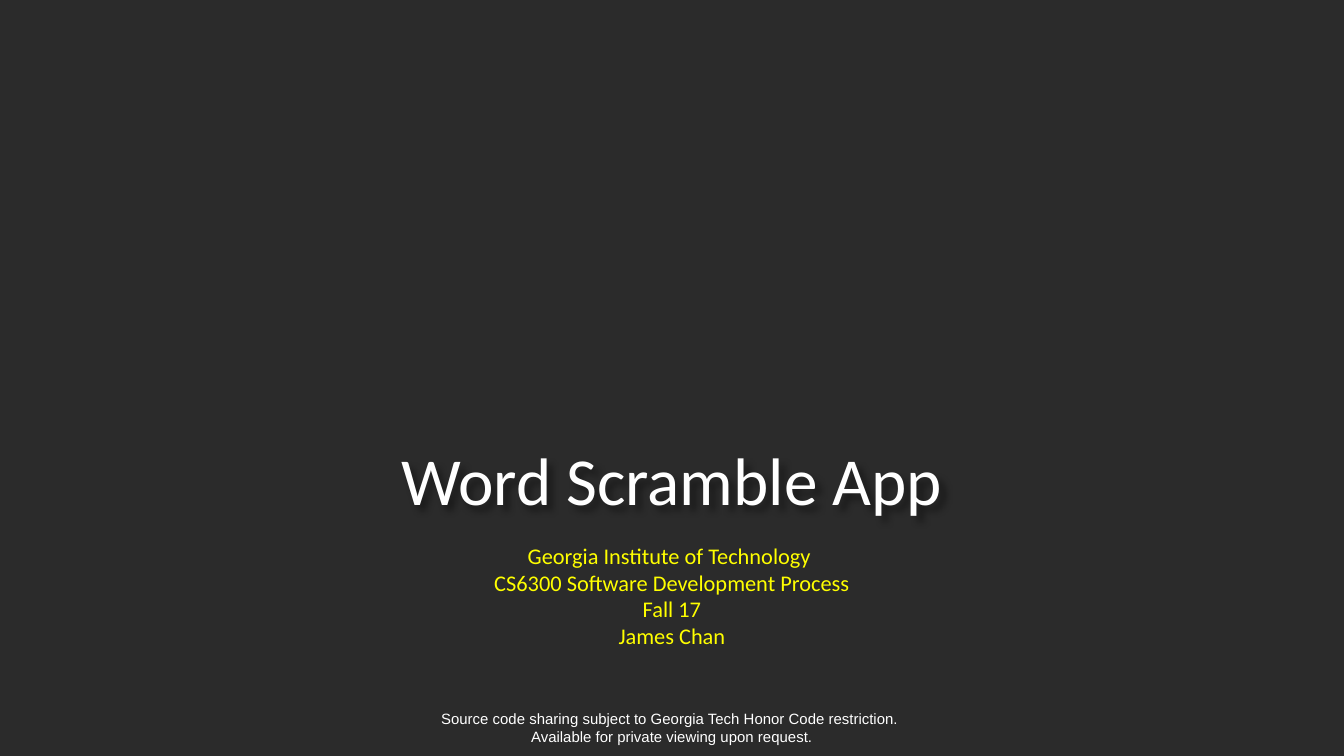
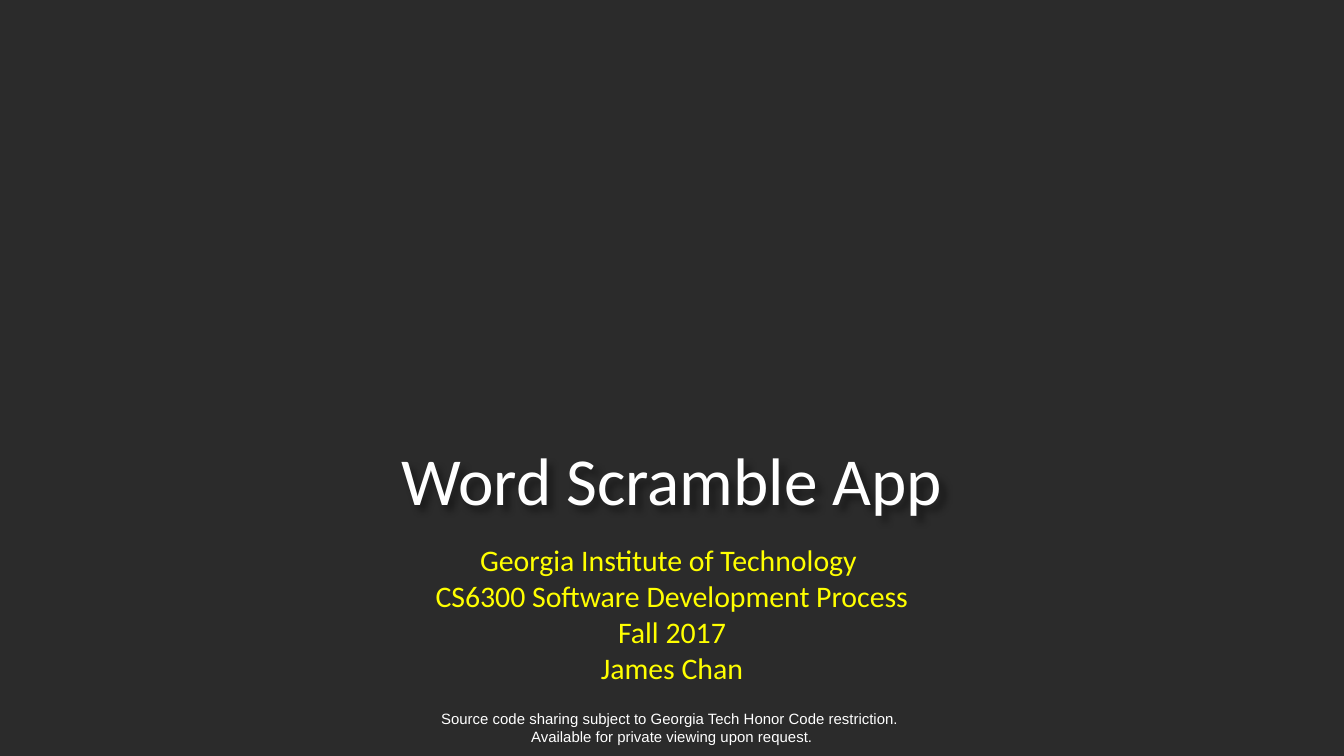
Before and after one commit to jameschanx/Georgia_Tech_School_Projects, a slide deck: slide 1 of Word Scramble App - CS6300 Software Development Process.pptx. Drawn at 1344x756 pixels with LibreOffice and Linux fonts; fonts in the diff are those of the drawing; background and template pictures are left out; a plain dark background stands for a picture behind light text. Boxes give left, top, right and bottom in pixels: in the first picture for what was removed or moved away, otherwise in the second. Text is boxed around its words. In the diff, an @@ line names an element or a change of style, - is before the commit and + after.

```diff
--- a/Word Scramble App - CS6300 Software Development Process.pptx
+++ b/Word Scramble App - CS6300 Software Development Process.pptx
@@ subtitle at box(436, 550, 908, 680): text changed; size 12 to 16 pt @@
-Georgia Institute of Technology
-CS6300 Software Development Process
-Fall 17
-James Chan
+Georgia Institute of Technology
+CS6300 Software Development Process
+Fall 2017
+James Chan
```
Also in this commit, not shown: 5 slides added, 4 slides removed, 1 other file.
